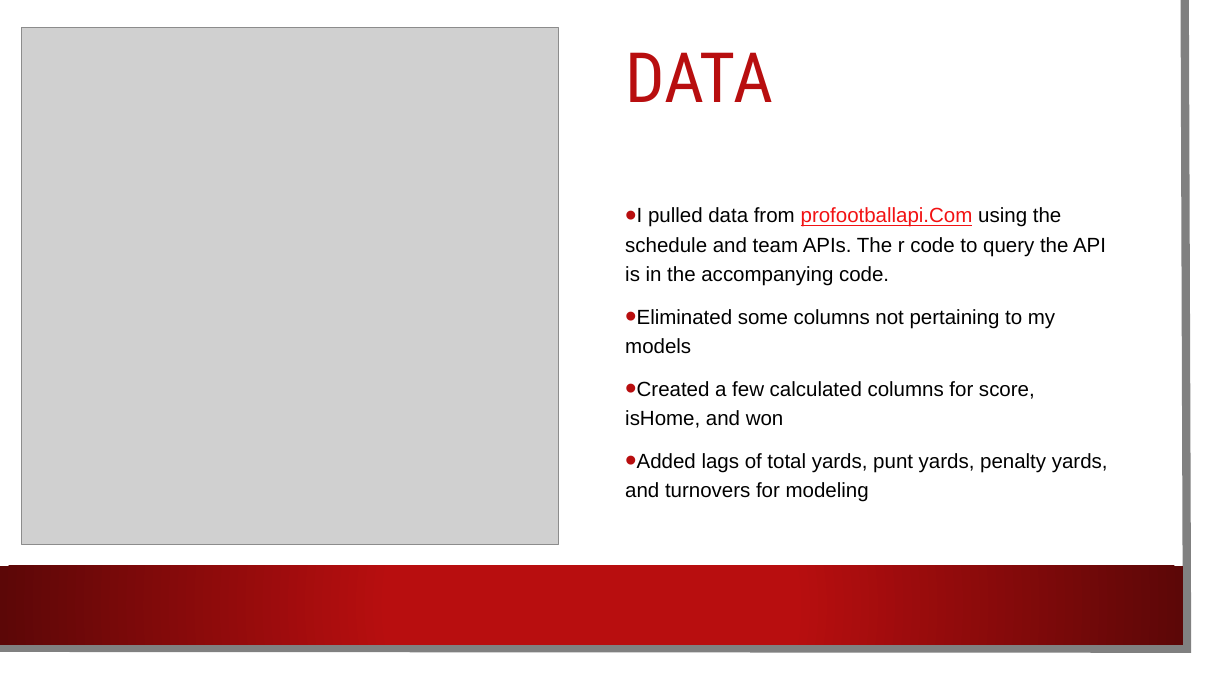
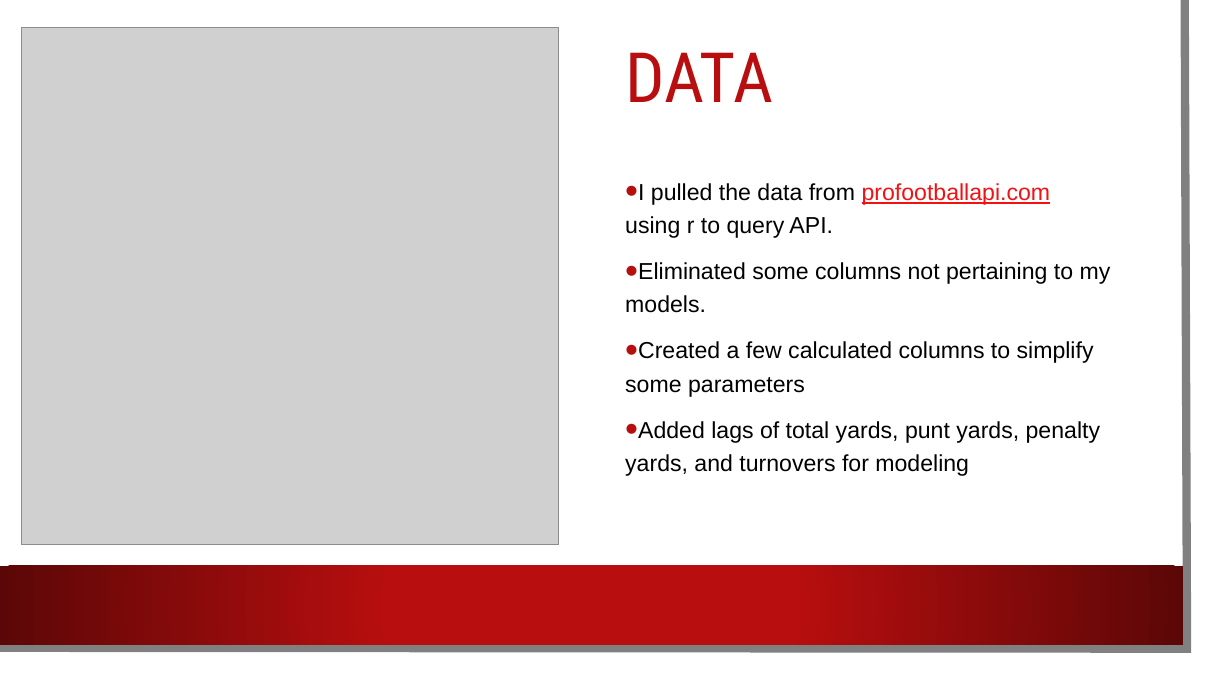
Before and after one commit to realdanielbyrne/NfL-Time-Series-Modeling, a slide deck: slide 9 of dbyrne_predicting_nfl_scores.pptx (slide 8 before the commit). Drawn at 1232x693 pixels with LibreOffice and Linux fonts; fonts in the diff are those of the drawing; grey boxes stand for pictures; background and template pictures are left out. Boxes give left, top, right and bottom in pixels: in the first picture for what was removed or moved away, otherwise in the second. Text is boxed around its words. In the diff, an @@ line names an element or a change of style, - is before the commit and + after.

```diff
--- a/dbyrne_predicting_nfl_scores.pptx
+++ b/dbyrne_predicting_nfl_scores.pptx
@@ text "I pulled the data from ..." moved from (x1=625, y1=207, x2=1108, y2=502) to (x1=625, y1=183, x2=1111, y2=476) @@
@@ text at (x1=625, y1=183, x2=1111, y2=397): text changed; size 16 to 18 pt @@
-• I pulled data from profootballapi.Com using the schedule and team APIs. The r code to query the API is in the accompanying code.
-• Eliminated some columns not pertaining to my models
-• Created a few calculated columns for score, isHome, and won
+• I pulled the data from profootballapi.com using r to query API.
+• Eliminated some columns not pertaining to my models.
+• Created a few calculated columns to simplify some parameters
@@ text at (x1=625, y1=421, x2=1100, y2=476): size 16 to 18 pt in "Added lags of total yards, punt yards, ..." @@
```
Also in this commit, not shown: 12 other slides changed, 1 slide added, 4 other files.
